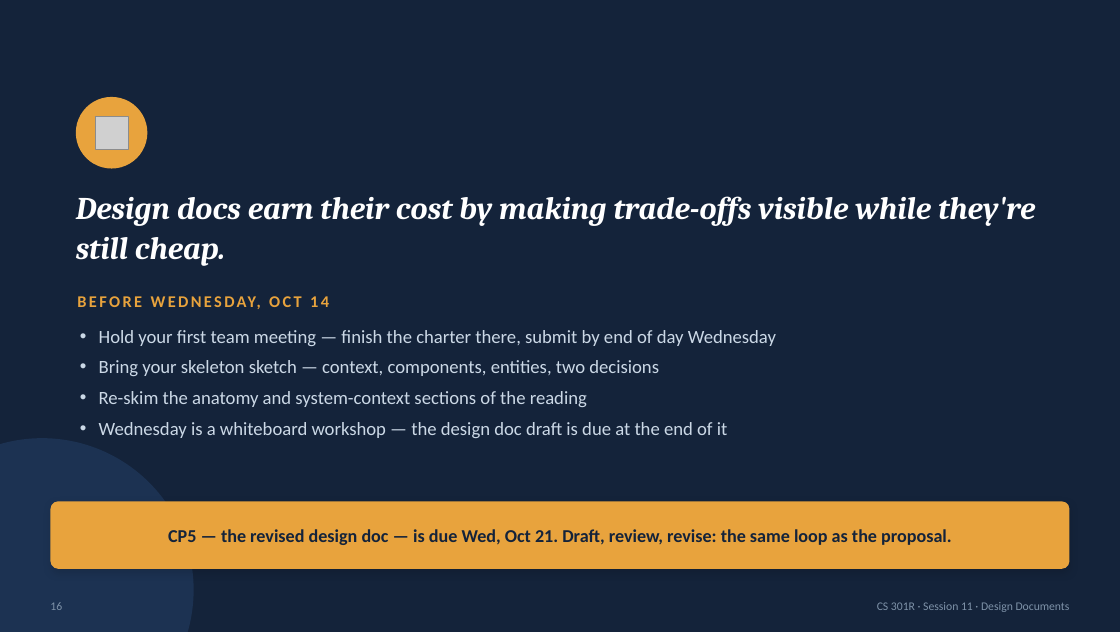
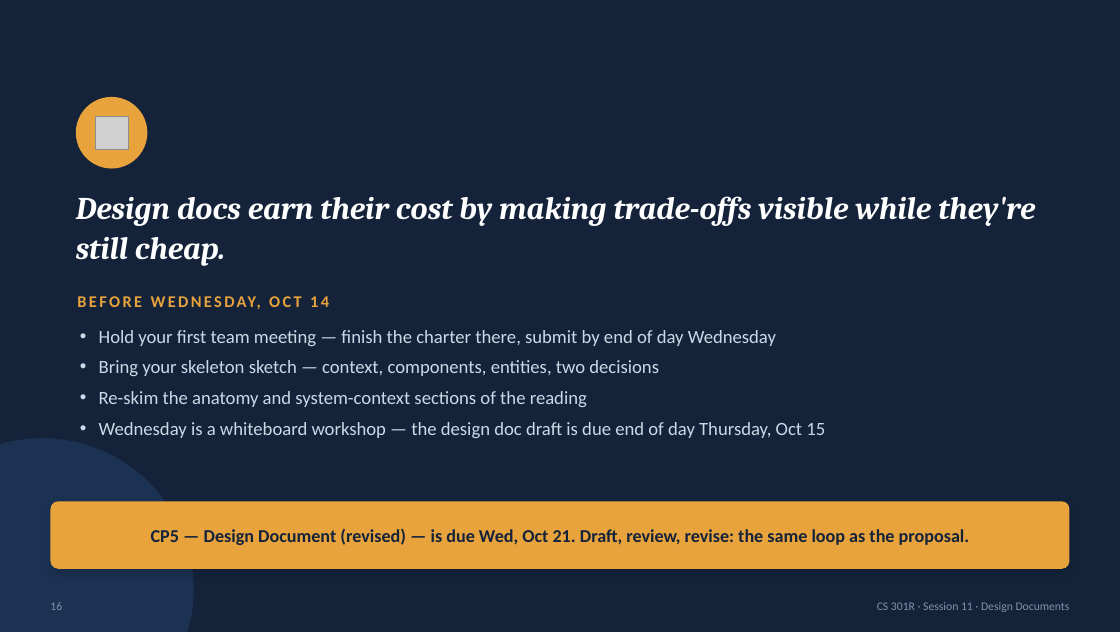
Before and after one commit to BYU-CS-Course-Ops/CS380, a slide deck: slide 16 of canvas_material/lectures/powerpoint/Session11-DesignDocs.pptx. Drawn at 1120x632 pixels with LibreOffice and Linux fonts; fonts in the diff are those of the drawing; grey boxes stand for pictures. Boxes give left, top, right and bottom in pixels: in the first picture for what was removed or moved away, otherwise in the second. Text is boxed around its words. In the diff, an @@ line names an element or a change of style, - is before the commit and + after.

```diff
--- a/canvas_material/lectures/powerpoint/Session11-DesignDocs.pptx
+++ b/canvas_material/lectures/powerpoint/Session11-DesignDocs.pptx
@@ text at (99,422,825,438): text changed @@
-• Wednesday is a whiteboard workshop — the design doc draft is due at the end of it
+• Wednesday is a whiteboard workshop — the design doc draft is due end of day Thursday, Oct 15
@@ text at (151,528,970,545): text changed @@
-CP5 — the revised design doc — is due Wed, Oct 21. Draft, review, revise: the same loop as the proposal.
+CP5 — Design Document (revised) — is due Wed, Oct 21. Draft, review, revise: the same loop as the proposal.
```
Also in this commit, not shown: 2 other slides changed, 36 other files.
